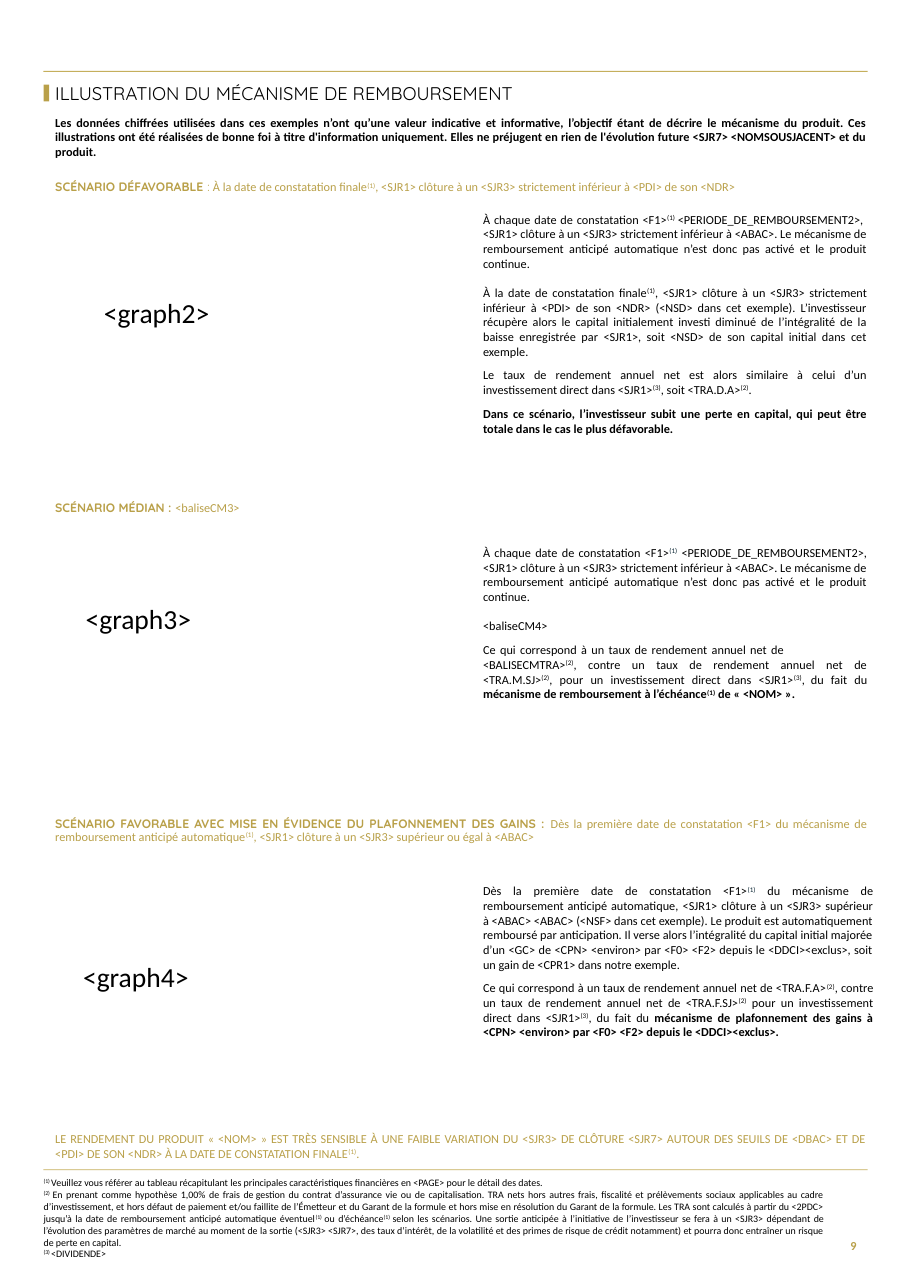
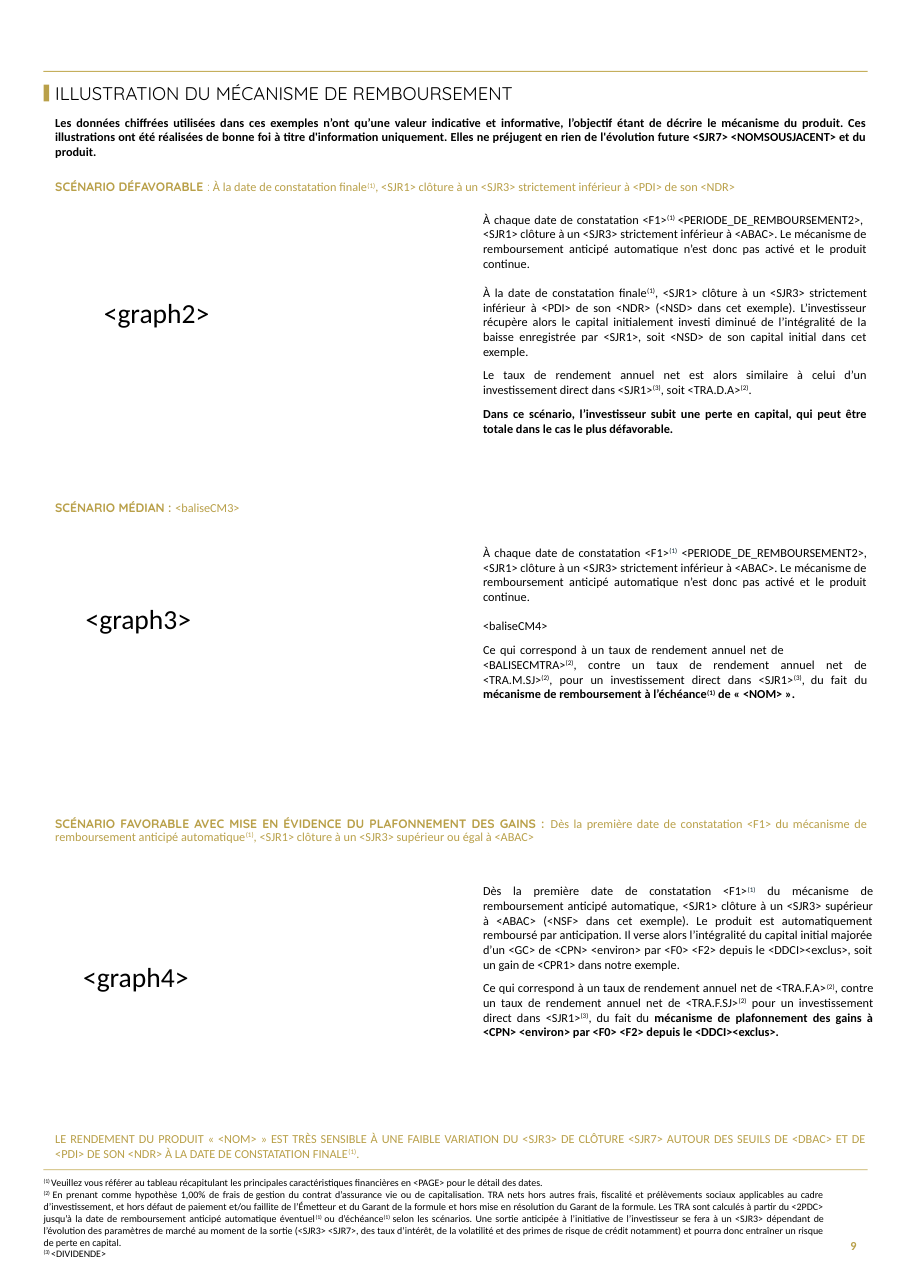
Before and after one commit to guillaumejacquin/Moulinette_Brochure_Equitim, a slide deck: slide 9 of Templates/BNP.pptx. Drawn at 911x1288 pixels with LibreOffice and Linux fonts; fonts in the diff are those of the drawing; background and template pictures are left out. Boxes give left, top, right and bottom in pixels: in the first picture for what was removed or moved away, otherwise in the second. Text is boxed around its words. In the diff, an @@ line names an element or a change of style, - is before the commit and + after.

```diff
--- a/Templates/BNP.pptx
+++ b/Templates/BNP.pptx
@@ text at [483,886,874,971]: text changed @@
-Dès la première date de constatation <F1>(1) du mécanisme de remboursement anticipé automatique, <SJR1> clôture à un <SJR3> supérieur à <ABAC> <ABAC> (<NSF> dans cet exemple). Le produit est automatiquement remboursé par anticipation. Il verse alors l’intégralité du capital initial majorée d’un <GC> de <CPN> <environ> par <F0> <F2> depuis le <DDCI><exclus>, soit un gain de <CPR1> dans notre exemple.
+Dès la première date de constatation <F1>(1) du mécanisme de remboursement anticipé automatique, <SJR1> clôture à un <SJR3> supérieur à <ABAC> (<NSF> dans cet exemple). Le produit est automatiquement remboursé par anticipation. Il verse alors l’intégralité du capital initial majorée d’un <GC> de <CPN> <environ> par <F0> <F2> depuis le <DDCI><exclus>, soit un gain de <CPR1> dans notre exemple.
```
Also in this commit, not shown: 10 other files.
